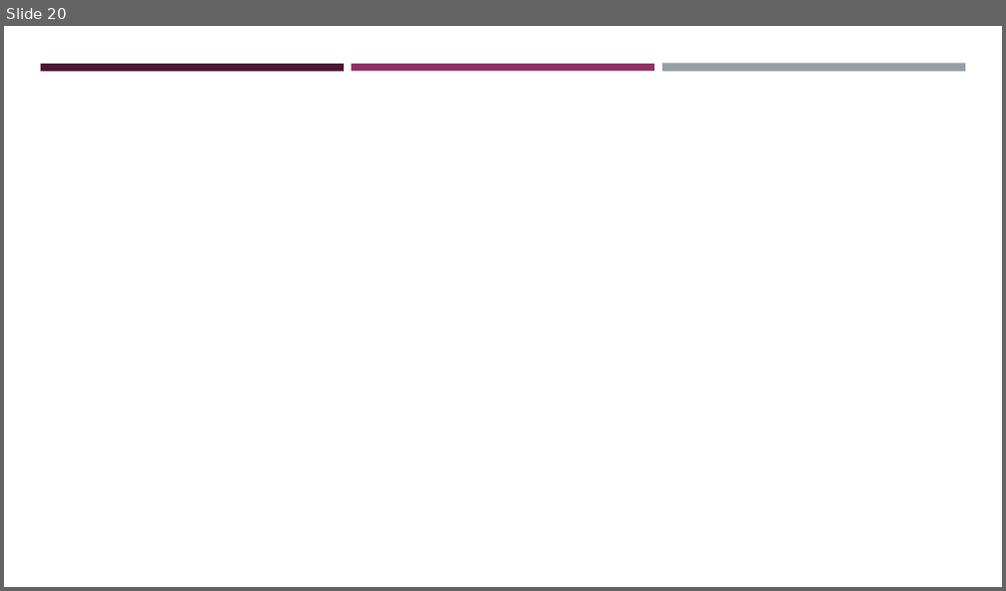
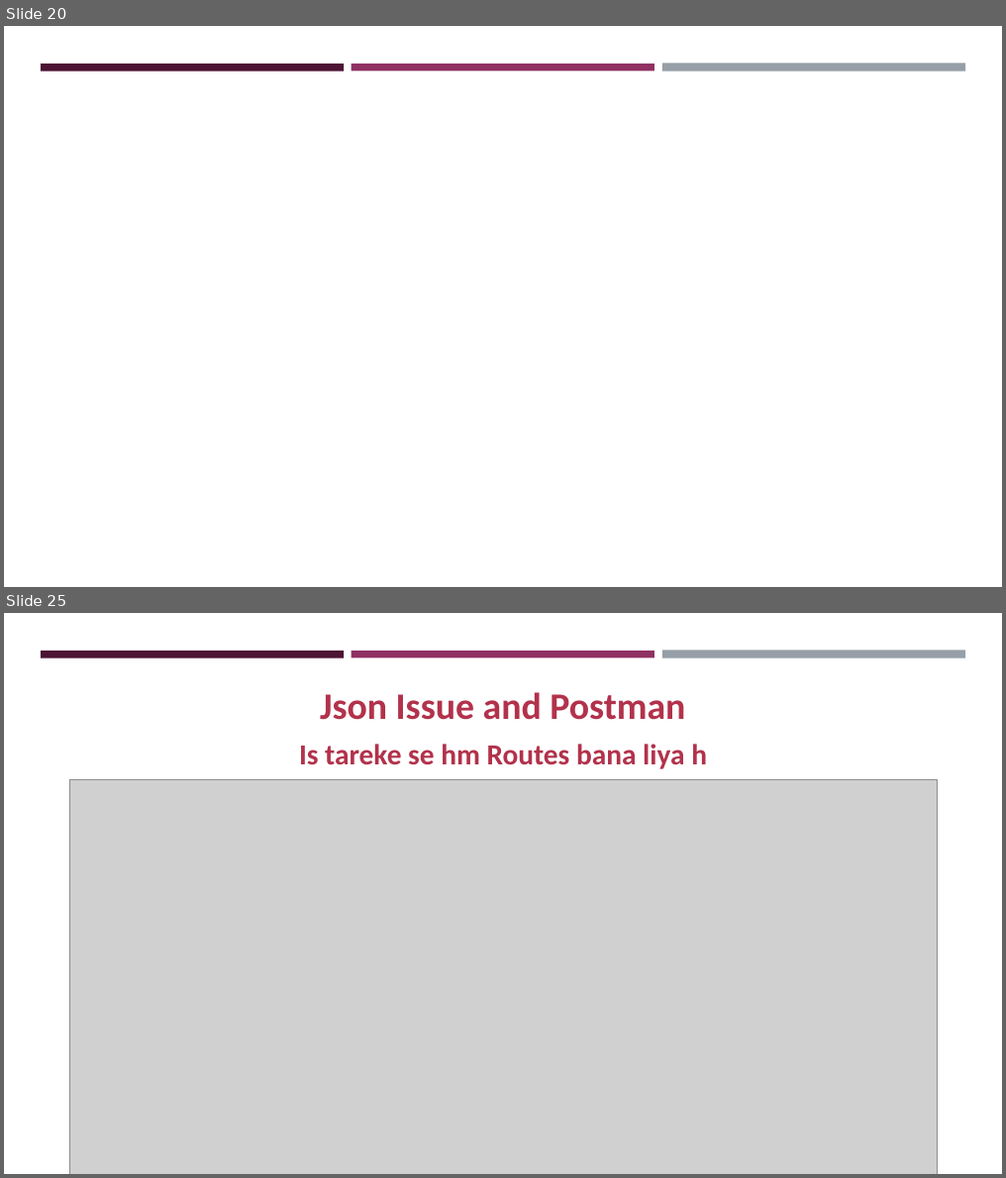
Before and after one commit to arunchoudhary1999/Nodejs-Job-Portal-App-2023, a slide deck: notejs-job-portal-app-2023.pptx. Shown one above the other, each under a label of ours: slide 20 before the commit, slides 20 and 25 after it; the slides between them are not shown. The pictures are 1006x591 and 1006x1178 pixels, drawn with LibreOffice and Linux fonts; fonts in the diff are those of the drawing; grey boxes stand for pictures; background and template pictures are left out. Boxes give left, top, right and bottom in pixels: in the first picture for what was removed or moved away, otherwise in the second. Text is boxed around its words. In the diff, an @@ line names an element or a change of style, - is before the commit and + after.

Commit message:
third time commit with update postman and json isse like middleware, cors, morgan

```diff
--- a/notejs-job-portal-app-2023.pptx
+++ b/notejs-job-portal-app-2023.pptx
@@ slide 25 added at (x1=4, y1=613, x2=1002, y2=1174), background #FFFFFF; not listed: 3 template elements that a slide beside it also shows @@
@@ rectangle added at (x1=39, y1=679, x2=968, y2=1140), fill #FFFFFF @@
@@ text added at (x1=320, y1=692, x2=685, y2=720), 36 pt, text #B2324B, bold @@
+Json Issue and Postman
@@ text added at (x1=299, y1=744, x2=707, y2=769), 28 pt, text #B2324B, bold @@
+Is tareke se hm Routes bana liya h
@@ picture added at (x1=69, y1=780, x2=937, y2=1174) @@
```
Also in this commit, not shown: 6 other slides added, 6 other files.
